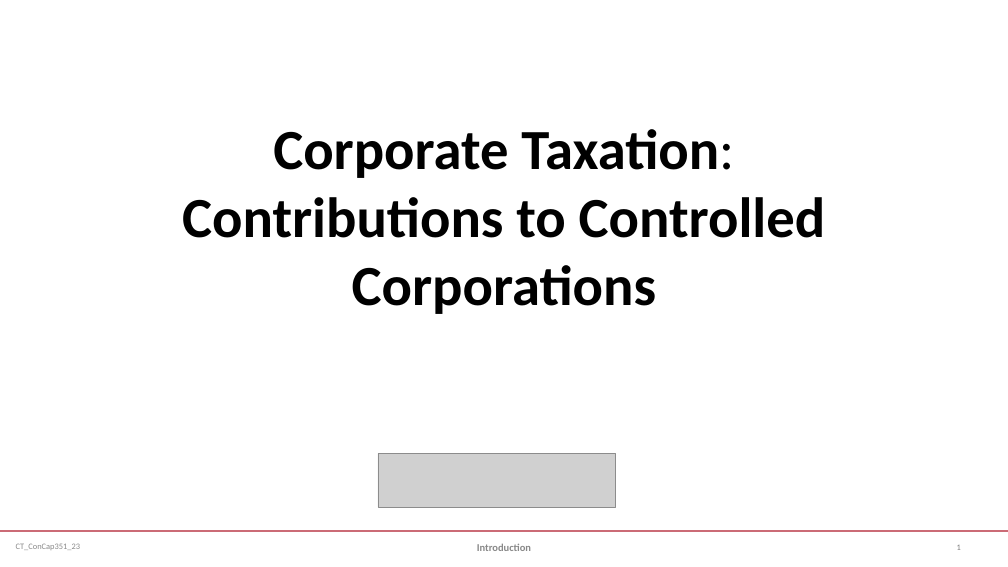
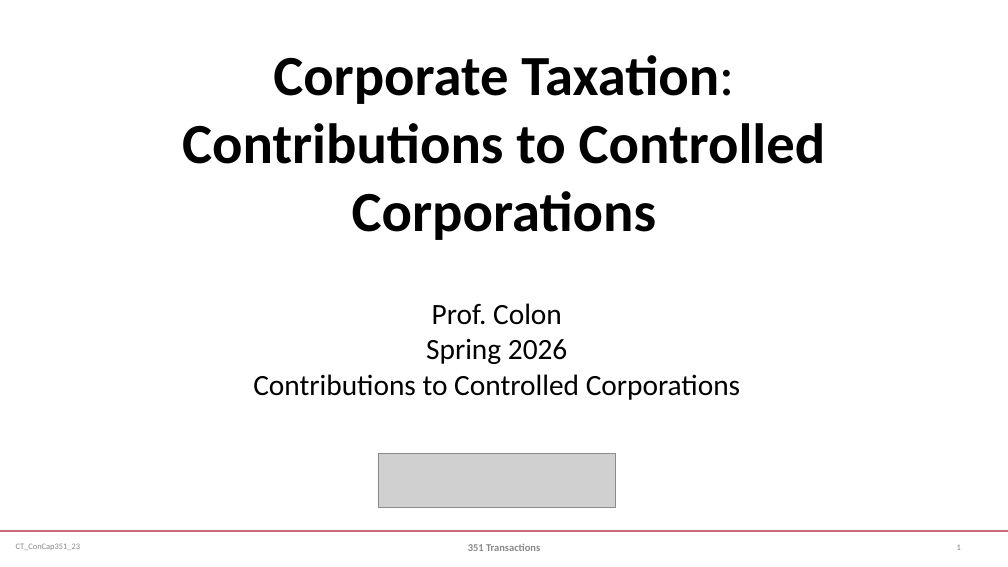
Before and after one commit to jmc877/Corporate-Tax, a slide deck: slide 1 of slides/CT_ConCap351_23-Jeffrey’s Mac mini.pptx. Drawn at 1008x567 pixels with LibreOffice and Linux fonts; fonts in the diff are those of the drawing; grey boxes stand for pictures. Boxes give left, top, right and bottom in pixels: in the first picture for what was removed or moved away, otherwise in the second. Text is boxed around its words. In the diff, an @@ line names an element or a change of style, - is before the commit and + after.

```diff
--- a/slides/CT_ConCap351_23-Jeffrey’s Mac mini.pptx
+++ b/slides/CT_ConCap351_23-Jeffrey’s Mac mini.pptx
@@ title "Corporate Taxation: Contributions to Controlled ...": place and size @@
-title "Corporate Taxation: Contributions to Controlled ..." at box(182, 129, 826, 314)
+title "Corporate Taxation: Contributions to Controlled ..." at box(182, 55, 826, 240)
@@ subtitle added at box(253, 303, 740, 400), 28 pt, text #000000 @@
+Prof. Colon
+Spring 2026
+Contributions to Controlled Corporations
@@ text at box(468, 544, 540, 551): text changed @@
-Introduction
+351 Transactions
```
Also in this commit, not shown: 6 other files.
